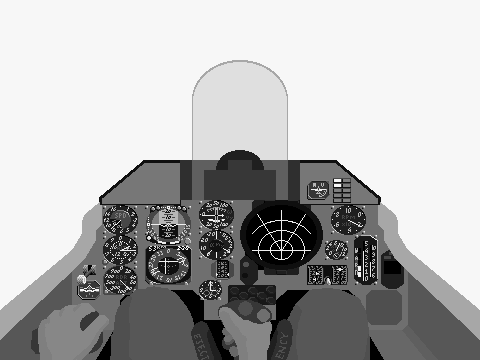
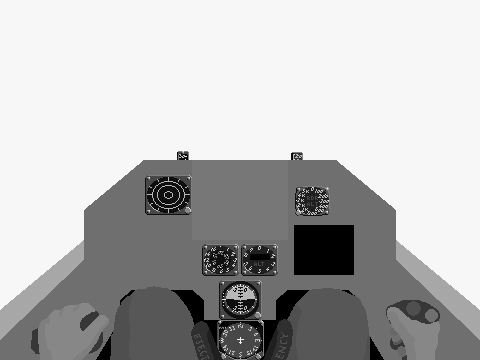
Revision of a layered 480×360 image; what changed, layer by layer:
added layer "RightHandSide" above "StickSide" over [387, 307, 440, 360]
added layer "StickSide" above "RightHandCenter" over [386, 300, 440, 360]
renamed "Hands" to "LeftHand", painted on it over [31, 303, 272, 360]
renamed "Stick" to "StickCenter", hid it over [218, 300, 272, 360]
added layer "F16_Bkgr" above "F16_Frame" over [145, 175, 354, 360]
added layer "F16_Frame" above "F14_Hood" over [0, 160, 480, 360]
showed "F14_Frgr" over [118, 164, 347, 285]
showed "F14_Bkgr" over [96, 151, 384, 310]
hid "MiG23_Hood" over [1, 60, 479, 340]
hid "MiG23_Frgr" over [77, 179, 371, 291]
hid "MiG23_Bkgr" over [77, 178, 404, 325]
hid "MiG23_Frame" over [0, 160, 480, 360]
